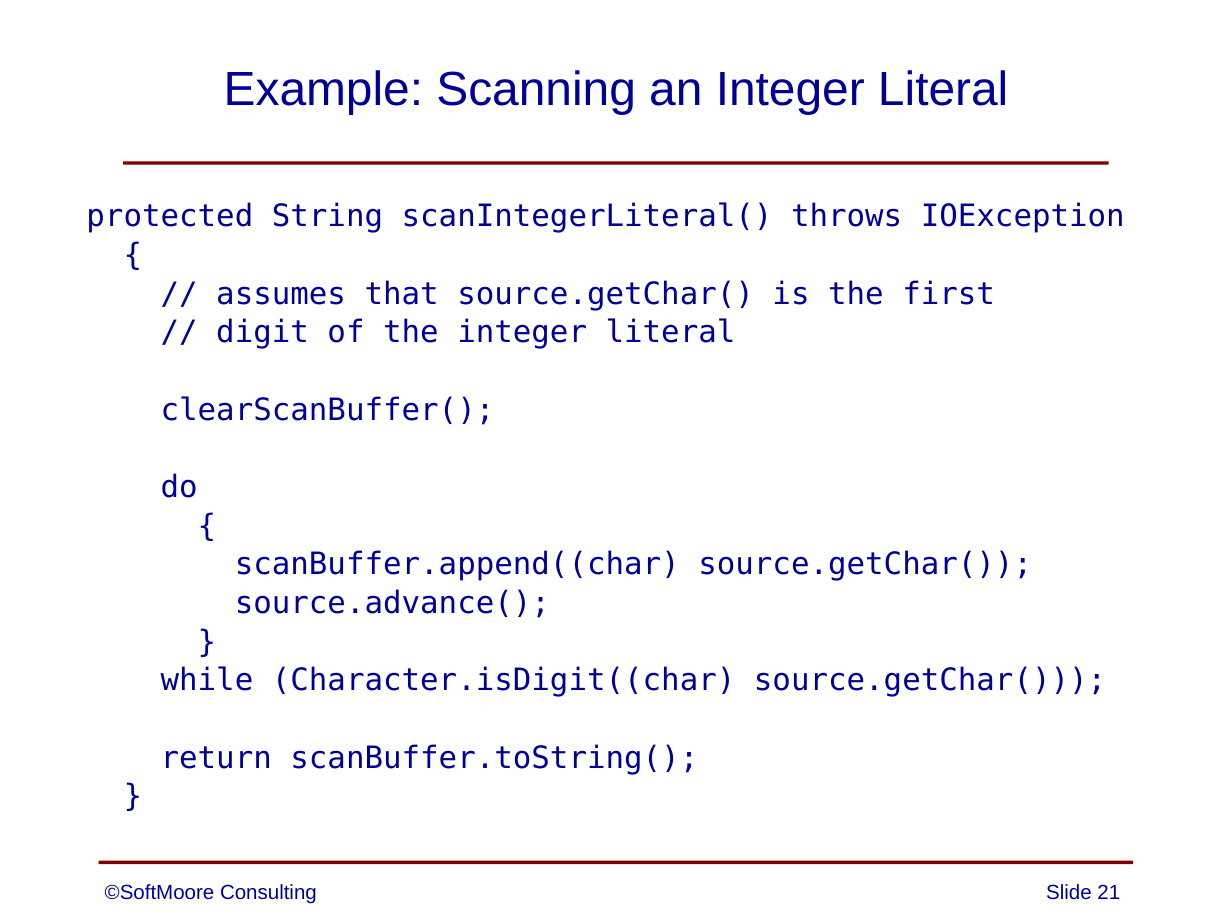
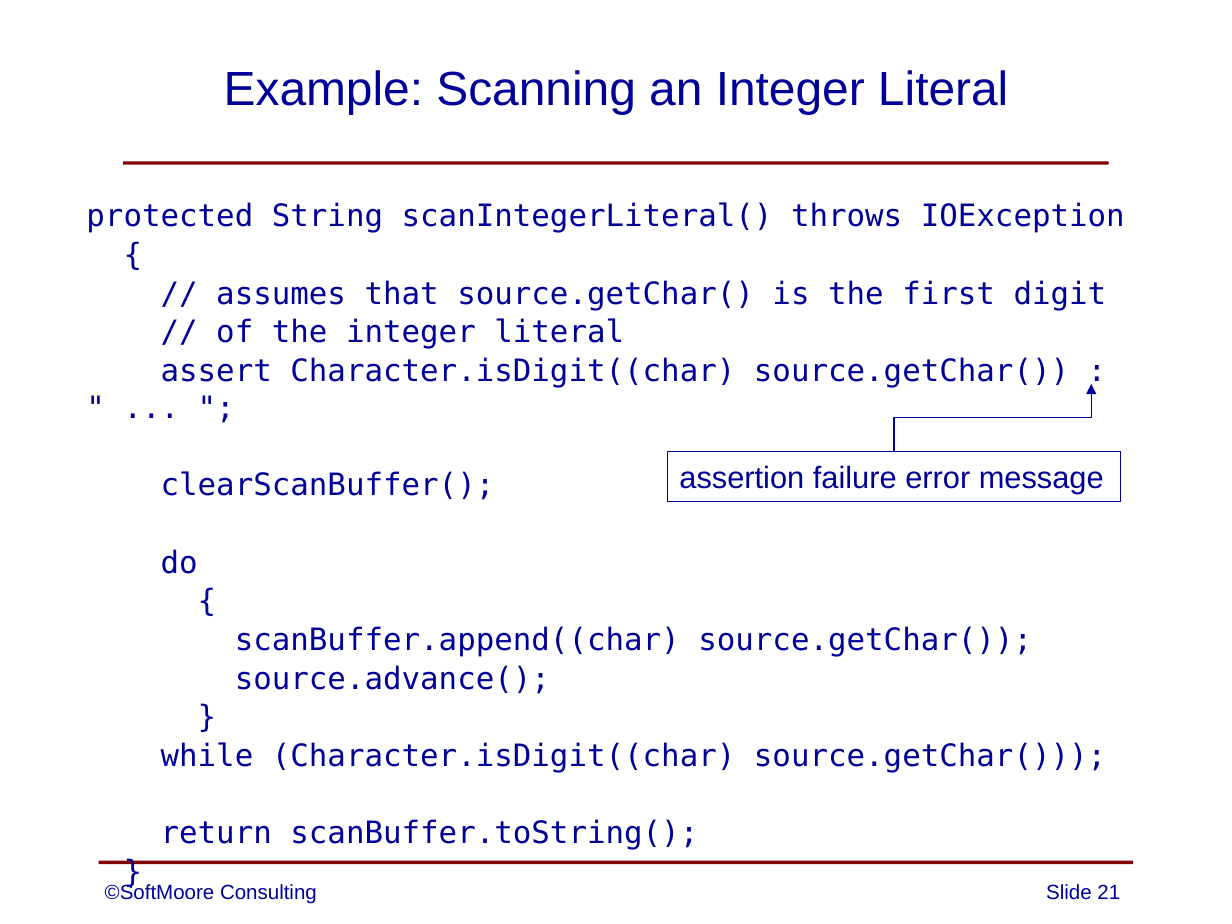
Before and after one commit to SoftMoore/CPRL, a slide deck: slide 21 of PowerPoint Slides/05 - Lexical Analysis.pptx. Drawn at 1232x924 pixels with LibreOffice and Linux fonts; fonts in the diff are those of the drawing. Boxes give left, top, right and bottom in pixels: in the first picture for what was removed or moved away, otherwise in the second. Text is boxed around its words. In the diff, an @@ line names an element or a change of style, - is before the commit and + after.

Commit message:
resynchronized slides and source code

```diff
--- a/PowerPoint Slides/05 - Lexical Analysis.pptx
+++ b/PowerPoint Slides/05 - Lexical Analysis.pptx
@@ text at (161, 280, 1107, 388): text changed @@
-// assumes that source.getChar() is the first
-// digit of the integer literal
+// assumes that source.getChar() is the first digit
+// of the integer literal
+assert Character.isDigit((char) source.getChar()) : " ... ";
@@ elbow arrow added from (894, 452) to (1092, 384), #000099 0.75 pt @@
@@ rectangle added at (668, 452, 1121, 501), outline #000099 0.75 pt, 18 pt, text #000099 @@
+assertion failure error message
```
Also in this commit, not shown: 3 other slides changed, 2 other files.
